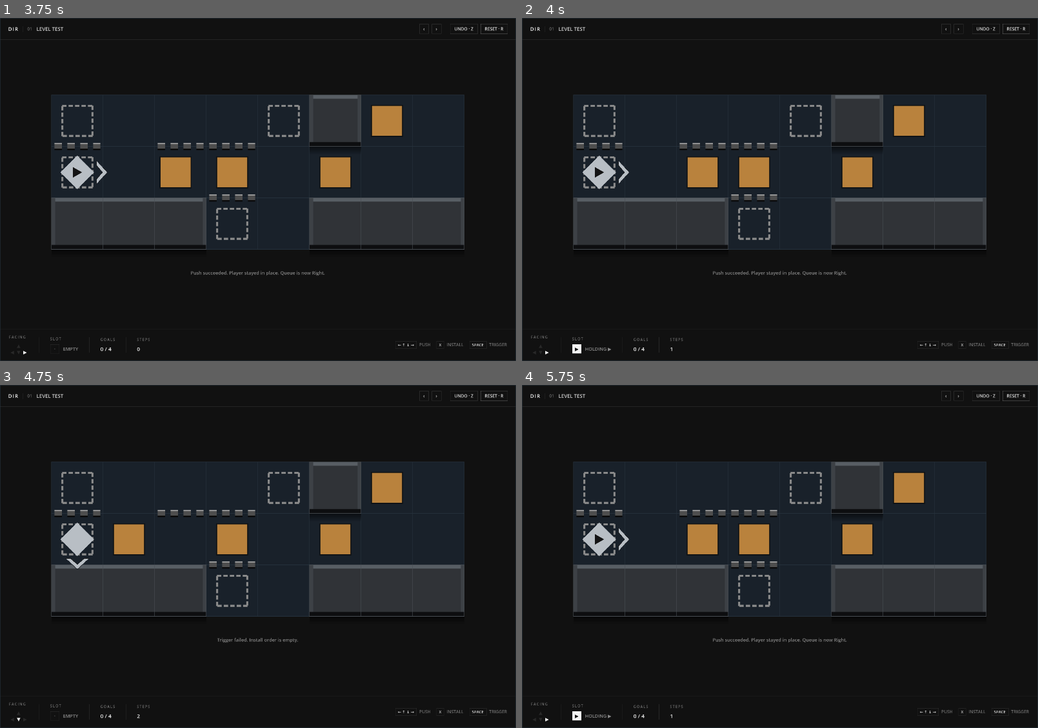
Above: before the commit, frames 1-4 (two rows, left to right).
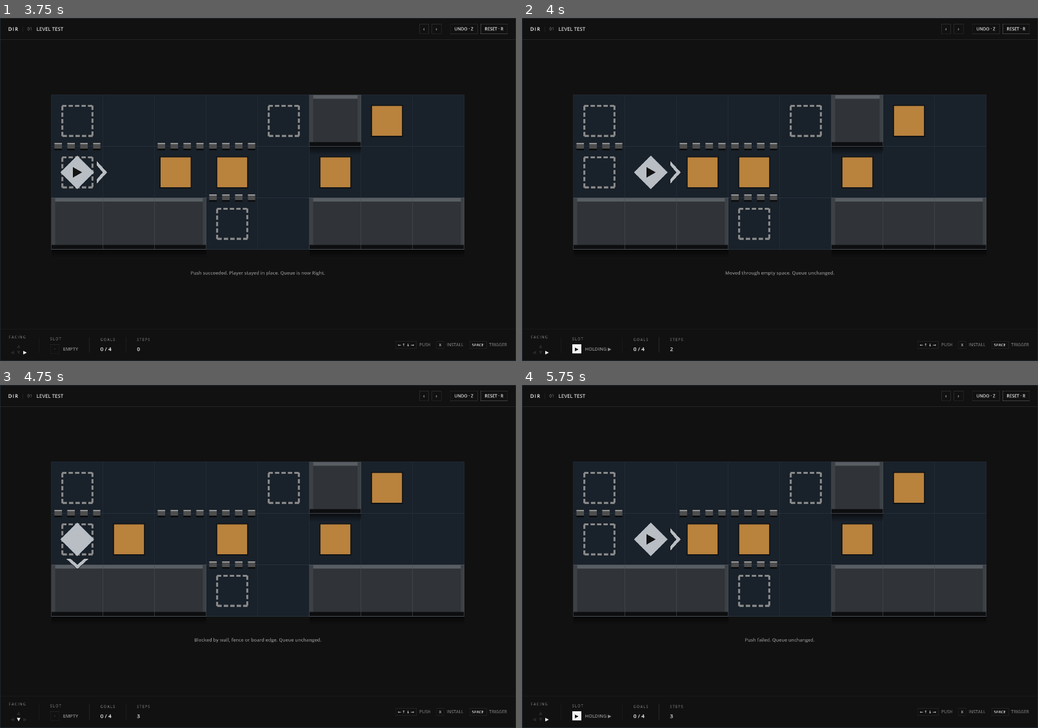
Above: after the commit, the same moments.

Repository: Periodev/DIR_03
Game: Godot game, scene res://scenes/world_map.tscn
Two runs of this game, one before a commit and one after it. Both use one fixed random seed, a clock stepped at 60 frames per second and the inputs below.
Inputs:
- Up to frame 1 (3.75 s): click "‹" at 0.5 s; click "›" at 1.25 s; click "UNDO · Z" at 2 s; click "RESET · R" at 2.75 s; tap Enter at 3.5 s; hold Right (move_right) from 3.53 s (still down); hold X (install_vector) from 3.53 s (still down)
- Up to frame 2 (4 s): keep holding Right (move_right); keep holding X (install_vector)
- Up to frame 3 (4.75 s): tap F5 (reset_level) at 4.25 s; release Right (move_right) at 4.28 s; release X (install_vector) at 4.28 s; hold Down (move_down) from 4.28 s (still down); tap Space (trigger_vector) at 4.35 s
- Up to frame 4 (5.75 s): tap F5 (reset_level) at 5 s; release Down (move_down) at 5.03 s; hold Right (move_right) from 5.03 s (still down); hold Z (undo_command) from 5.03 s (still down)

Frame 1 is identical in both runs. In frame 2, 0.8% of the frame differs, in the area x 11-63%, y 40-98%; in frame 3, 0.1%; in frame 4, 0.8%.

Commit message:
feat: add campaign unlock and held movement

Diff:
--- a/scripts/campaign.gd
+++ b/scripts/campaign.gd
@@ -80,6 +80,7 @@
 var return_area := 1
 var return_cell := Vector2i.ZERO
 var cached_sources: Dictionary = {}
+var all_levels_unlocked := false
 
 
 func is_single_level_mode() -> bool:
@@ -123,6 +124,11 @@
 	active_level_id = ""
 	return_area = 1
 	return_cell = start_cell_for(1)
+	all_levels_unlocked = false
+
+
+func unlock_all_levels() -> void:
+	all_levels_unlocked = true
 
 
 func is_completed(level_id: String) -> bool:
--- a/scripts/main.gd
+++ b/scripts/main.gd
@@ -2,6 +2,11 @@
 
 const PlayerBoardView = preload("res://scripts/player_board_view.gd")
 const PlayerInterface = preload("res://scripts/player_interface.gd")
+const HELD_MOVE_INITIAL_DELAY_SECONDS := 0.30
+const HELD_MOVE_REPEAT_SECONDS := 0.20
+
+var held_move_commands: Array[String] = []
+var held_move_time_remaining := 0.0
 
 
 func _ready() -> void:
@@ -17,8 +22,29 @@
 	return PlayerInterface.new()
 
 
+func _process(delta: float) -> void:
+	if held_move_commands.is_empty():
+		return
+	held_move_time_remaining -= delta
+	if held_move_time_remaining > 0.0 or input_locked or level_completed:
+		return
+
+	var move_command: String = String(held_move_commands.back())
+	execute_command(move_command)
+	held_move_time_remaining = HELD_MOVE_REPEAT_SECONDS
+
+
 func _unhandled_input(event: InputEvent) -> void:
+	if event is InputEventKey and event.echo:
+		return
+	var move_command := movement_command(event)
+	if not move_command.is_empty():
+		var key_event: InputEventKey = event
+		update_held_move(move_command, key_event.pressed)
+		if not key_event.pressed:
+			return
 	if event.is_action_pressed("reset_level"):
+		clear_held_movement()
 		reset_level()
 		return
 	if Campaign.has_active_level() and (
@@ -34,18 +60,44 @@
 	if level_completed:
 		return
 
-	if event.is_action_pressed("move_up"):
-		execute_command("U")
-	elif event.is_action_pressed("move_down"):
-		execute_command("D")
-	elif event.is_action_pressed("move_left"):
-		execute_command("L")
-	elif event.is_action_pressed("move_right"):
-		execute_command("R")
+	if not move_command.is_empty():
+		execute_command(move_command)
 	elif event.is_action_pressed("install_vector"):
 		execute_command("X")
 	elif event.is_action_pressed("trigger_vector"):
 		execute_command("T")
+
+
+func movement_command(event: InputEvent) -> String:
+	if not event is InputEventKey:
+		return ""
+	if event.is_action_pressed("move_up") or event.is_action_released("move_up"):
+		return "U"
+	if event.is_action_pressed("move_down") or event.is_action_released("move_down"):
+		return "D"
+	if event.is_action_pressed("move_left") or event.is_action_released("move_left"):
+		return "L"
+	if event.is_action_pressed("move_right") or event.is_action_released("move_right"):
+		return "R"
+	return ""
+
+
+func update_held_move(move_command: String, pressed: bool) -> void:
+	var was_current: bool = (
+		not held_move_commands.is_empty()
+		and String(held_move_commands.back()) == move_command
+	)
+	held_move_commands.erase(move_command)
+	if pressed:
+		held_move_commands.append(move_command)
+		held_move_time_remaining = HELD_MOVE_INITIAL_DELAY_SECONDS
+	elif was_current and not held_move_commands.is_empty():
+		held_move_time_remaining = HELD_MOVE_INITIAL_DELAY_SECONDS
+
+
+func clear_held_movement() -> void:
+	held_move_commands.clear()
+	held_move_time_remaining = 0.0
 
 
 func is_confirm_key(event: InputEvent) -> bool:
--- a/scripts/world_map.gd
+++ b/scripts/world_map.gd
@@ -39,6 +39,9 @@
 		return
 	if event.is_action_pressed("reset_level"):
 		reset_progress()
+		return
+	if is_unlock_all_key(event):
+		unlock_all_levels()
 		return
 	if input_locked:
 		return
@@ -109,7 +112,7 @@
 
 
 func try_next_area() -> void:
-	if not is_completed(area_exit_requirement()):
+	if not Campaign.all_levels_unlocked and not is_completed(area_exit_requirement()):
 		status_message = "EXIT LOCKED"
 		queue_redraw()
 		return
@@ -153,6 +156,12 @@
 	queue_redraw()
 
 
+func unlock_all_levels() -> void:
+	Campaign.unlock_all_levels()
+	status_message = "ALL LEVELS UNLOCKED"
+	queue_redraw()
+
+
 func transition_to_area(target_area: int, destination_cell: Vector2i) -> void:
 	input_locked = true
 	transition_tween = create_tween()
@@ -201,6 +210,8 @@
 
 
 func is_unlocked(level_id: String) -> bool:
+	if Campaign.all_levels_unlocked:
+		return true
 	var level := level_by_id(level_id)
 	if level.is_empty():
 		return false
@@ -500,3 +511,10 @@
 			or key_event.keycode == KEY_SPACE
 		)
 	)
+
+
+func is_unlock_all_key(event: InputEvent) -> bool:
+	if not event is InputEventKey:
+		return false
+	var key_event: InputEventKey = event
+	return key_event.pressed and not key_event.echo and key_event.keycode == KEY_F3
--- a/tools/verify_campaign_flow.gd
+++ b/tools/verify_campaign_flow.gd
@@ -30,6 +30,15 @@
 				return
 			verified_levels += 1
 
+	campaign.unlock_all_levels()
+	if not campaign.all_levels_unlocked:
+		fail("Unlock-all state was not retained.")
+		return
+	campaign.reset_progress()
+	if campaign.all_levels_unlocked:
+		fail("Reset did not clear unlock-all state.")
+		return
+
 	campaign.begin_level("1-0", 1, Vector2i(0, 0))
 	campaign.complete_active_level()
 	if not campaign.is_completed("1-0"):
Not shown, changed: tools/verify_v11_static.ps1
